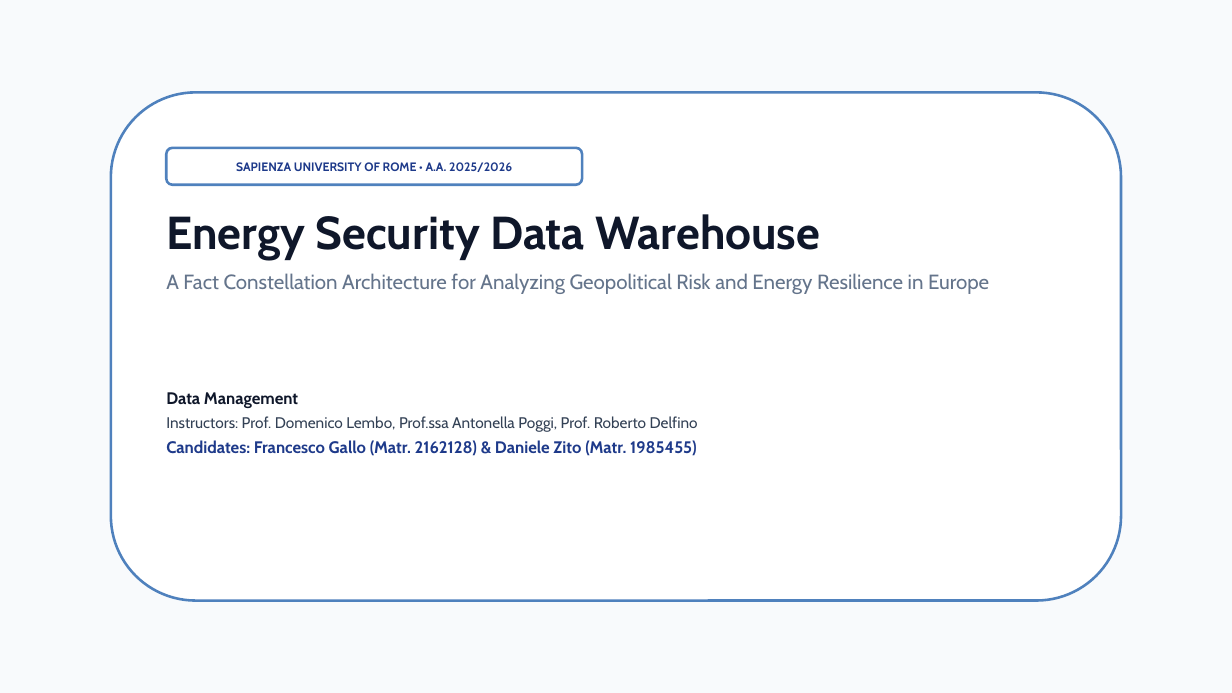
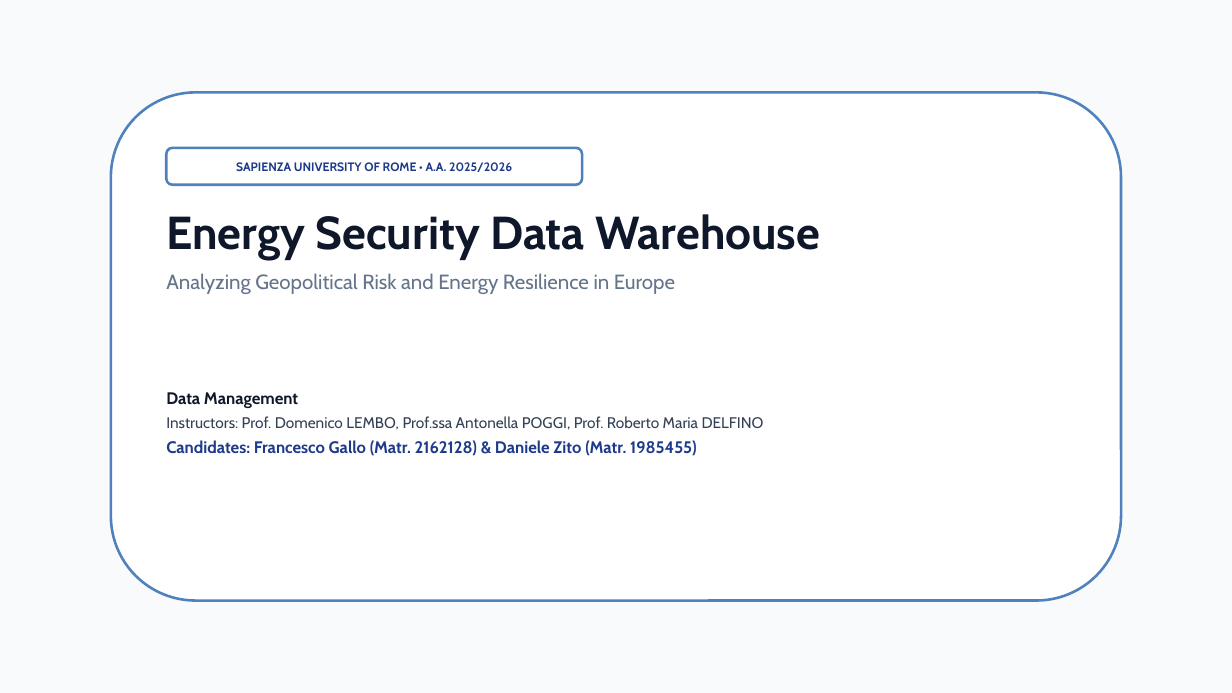
Before and after one commit to francescogallo2708-tech/energy-security-data-warehouse, a slide deck: slide 1 of docs/presentation/energy_security_data_warehouse_presentation.pptx. Drawn at 1232x693 pixels with LibreOffice and Linux fonts; fonts in the diff are those of the drawing. Boxes give left, top, right and bottom in pixels: in the first picture for what was removed or moved away, otherwise in the second. Text is boxed around its words. In the diff, an @@ line names an element or a change of style, - is before the commit and + after.

```diff
--- a/docs/presentation/energy_security_data_warehouse_presentation.pptx
+++ b/docs/presentation/energy_security_data_warehouse_presentation.pptx
@@ text at [166,273,675,294]: text changed @@
-A Fact Constellation Architecture for Analyzing Geopolitical Risk and Energy Resilience in Europe
+Analyzing Geopolitical Risk and Energy Resilience in Europe
@@ text at [166,416,764,430]: text changed @@
-Instructors: Prof. Domenico Lembo, Prof.ssa Antonella Poggi, Prof. Roberto Delfino
+Instructors: Prof. Domenico LEMBO, Prof.ssa Antonella POGGI, Prof. Roberto Maria DELFINO
```
Also in this commit, not shown: 7 other slides changed, 2 other files.
